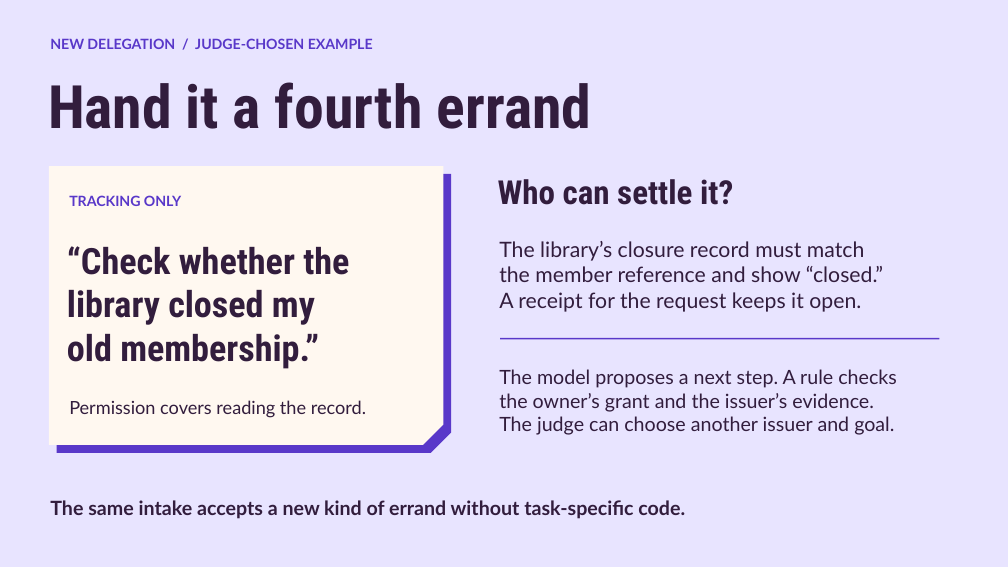
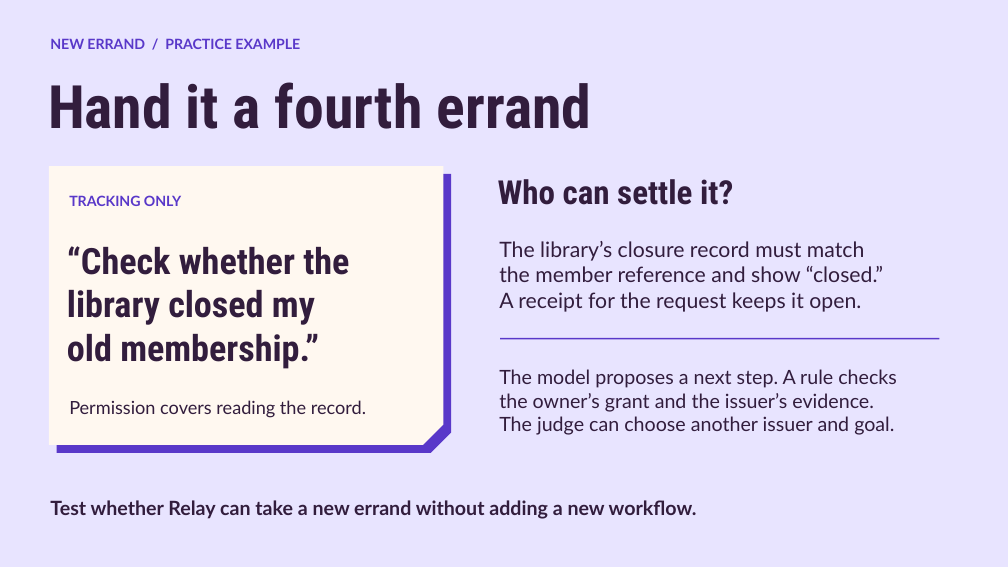
Before and after one commit to Junaid2-7777/relay-desk, a slide deck: slide 4 of docs/relay-desk-pitch.pptx. Drawn at 1008x567 pixels with LibreOffice and Linux fonts; fonts in the diff are those of the drawing. Boxes give left, top, right and bottom in pixels: in the first picture for what was removed or moved away, otherwise in the second. Text is boxed around its words. In the diff, an @@ line names an element or a change of style, - is before the commit and + after.

Commit message:
Give the proposal pitch a familiar request and an honest practice example

```diff
--- a/docs/relay-desk-pitch.pptx
+++ b/docs/relay-desk-pitch.pptx
@@ text at (50, 38, 300, 49): text changed @@
-NEW DELEGATION / JUDGE-CHOSEN EXAMPLE
+NEW ERRAND / PRACTICE EXAMPLE
@@ text at (50, 500, 697, 519): text changed @@
-The same intake accepts a new kind of errand without task-specific code.
+Test whether Relay can take a new errand without adding a new workflow.
```
Also in this commit, not shown: 1 other slide changed.
